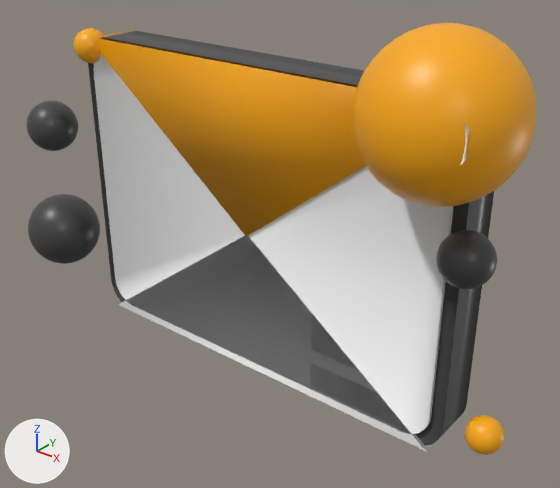
Before and after pictures for a commit that changed the glTF model public/models/email_99.glb.
Before and after are seen from a 50 mm camera at (2.56, -3.06, 1.79) aimed at (0.21, -0.12, -0.03). Arrows for +X, +Y and +Z are at lower left; the lights stay in place. The picture after the commit comes second. Vertices at exactly the same position are counted once.

Script lines for the objects in view, before the commit:
```python
me_ebm = bpy.data.meshes.new('EBM')
me_ebm.from_pydata(...)  # 88 vertices, 172 faces; spans x -1.26..1.26, y -0.13..0.13, z -0.91..0.91
me_ebm.materials.append(mat_mb)  # dark grey #454545
me_eflapm = bpy.data.meshes.new('EFlapM')
me_eflapm.from_pydata(...)  # 6 vertices, 8 faces; spans x -1.19..1.19, y -0.16..0.14, z -0.03..0.9
me_eflapm.materials.append(mat_mo)  # orange #ffad00
me_efm = bpy.data.meshes.new('EFM')
me_efm.from_pydata(...)  # 88 vertices, 172 faces; spans x -1.19..1.19, y -0.15..0.13, z -0.85..0.85
me_efm.materials.append(mat_mw)  # white #f8f8f8
me_efoldm = bpy.data.meshes.new('EFoldM')
me_efoldm.from_pydata(...)  # 6 vertices, 8 faces; spans x -1.19..1.19, y -0.15..0.15, z -0.9..-0.02
me_efoldm.materials.append(mat_mw)  # white #f8f8f8
me_sphere = bpy.data.meshes.new('Sphere')
me_sphere.from_pydata(...)  # a UV sphere (28 segments, 20 rings, poles along z) spanning x -0.36..0.36, y -0.36..0.36, z -0.36..0.36
me_sphere.materials.append(mat_mo)  # orange #ffad00
me_sphere_001 = bpy.data.meshes.new('Sphere.001')
me_sphere_001.from_pydata(...)  # a UV sphere (28 segments, 20 rings, poles along z) spanning x -0.16..0.16, y -0.16..0.16, z -0.16..0.16
me_sphere_001.materials.append(mat_mb)  # dark grey #454545
ob_eb = bpy.data.objects.new('EB', me_ebm)
ob_eb.location = (0.0, 0.0, 0.0)
ob_ebadge = bpy.data.objects.new('EBadge', me_sphere)
ob_ebadge.location = (1.18, -0.3, 0.9)
ob_ef = bpy.data.objects.new('EF', me_efm)
ob_ef.location = (0.0, 0.0, 0.0)
ob_eflap = bpy.data.objects.new('EFlap', me_eflapm)
ob_eflap.location = (0.0, 0.0, 0.0)
ob_efold = bpy.data.objects.new('EFold', me_efoldm)
ob_efold.location = (0.0, 0.0, 0.0)
ob_es_1_6 = bpy.data.objects.new('ES-1.6', me_sphere_001)
ob_es_1_6.location = (-1.6, -0.2, 0.3)
# also in view: 'ES1.3' at (1.3, -0.18, 0.25); 'ES1.5' at (1.5, -0.2, -0.6); 'ES-1.2' at (-1.2, -0.14, 0.85); 'ES-1.65' at (-1.65, -0.18, -0.45)
```
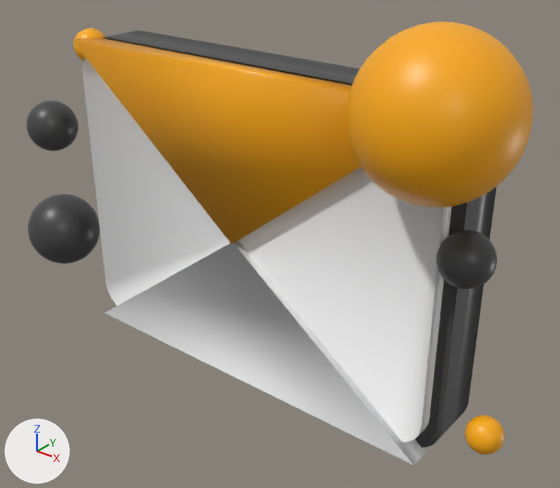
Pixel boxes (x1, y1, x2, y2) of what changed, in the pictures (560 x 488 px):
'EF', moved, rescaled: before (93, 54, 454, 434); after (83, 58, 452, 442)
'EFlap', moved, rescaled: before (97, 30, 366, 236); after (72, 37, 361, 244)
'EBadge', moved: before (352, 23, 537, 207); after (346, 22, 533, 207)
'EFold', moved, rescaled: before (118, 236, 432, 451); after (105, 241, 427, 465)
'EB', rescaled: before (88, 31, 494, 445); after (103, 30, 497, 448)

What changed in the scene script:
```text
Change me_ebm:
    used by ob_eb; location = (0.0, 0.0, 0.0)
    remove me_ebm.from_pydata(...)  # 88 vertices, 172 faces; spans x -1.26..1.26, y -0.13..0.13, z -0.91..0.91
    add me_ebm.from_pydata(...)  # 88 vertices, 172 faces; spans x -1.26..1.26, y -0.15..0.15, z -0.91..0.91
    me_ebm part 1: the whole mesh is scaled about its middle by (1, 1.15, 1)
Change me_efm:
    used by ob_ef; location = (0.0, 0.0, 0.0)
    remove me_efm.from_pydata(...)  # 88 vertices, 172 faces; spans x -1.19..1.19, y -0.15..0.13, z -0.85..0.85
    add me_efm.from_pydata(...)  # 88 vertices, 172 faces; spans x -1.19..1.19, y -0.23..-0.15, z -0.85..0.85
    me_efm part 2: the whole mesh is scaled about its middle by (1, 0.286, 1), then moved by (0.0, -0.18, 0.0)
Change me_eflapm:
    used by ob_eflap; location = (0.0, 0.0, 0.0)
    remove me_eflapm.from_pydata(...)  # 6 vertices, 8 faces; spans x -1.19..1.19, y -0.16..0.14, z -0.03..0.9
    add me_eflapm.from_pydata(...)  # 6 vertices, 8 faces; spans x -1.19..1.19, y -0.28..-0.12, z -0.03..0.91
    me_eflapm part 3: the whole mesh is scaled about its middle by (1, 0.533, 1.01), then moved by (0.0, -0.19, 0.01)
Change me_efoldm:
    used by ob_efold; location = (0.0, 0.0, 0.0)
    remove me_efoldm.from_pydata(...)  # 6 vertices, 8 faces; spans x -1.19..1.19, y -0.15..0.15, z -0.9..-0.02
    add me_efoldm.from_pydata(...)  # 6 vertices, 8 faces; spans x -1.19..1.19, y -0.27..-0.13, z -0.91..-0.02
    me_efoldm part 4: the whole mesh is scaled about its middle by (1, 0.467, 1.01), then moved by (0.0, -0.2, -0.01)
Change ob_ebadge:
    ob_ebadge.location: (1.18, -0.3, 0.9) -> (1.18, -0.34, 0.91)
```
